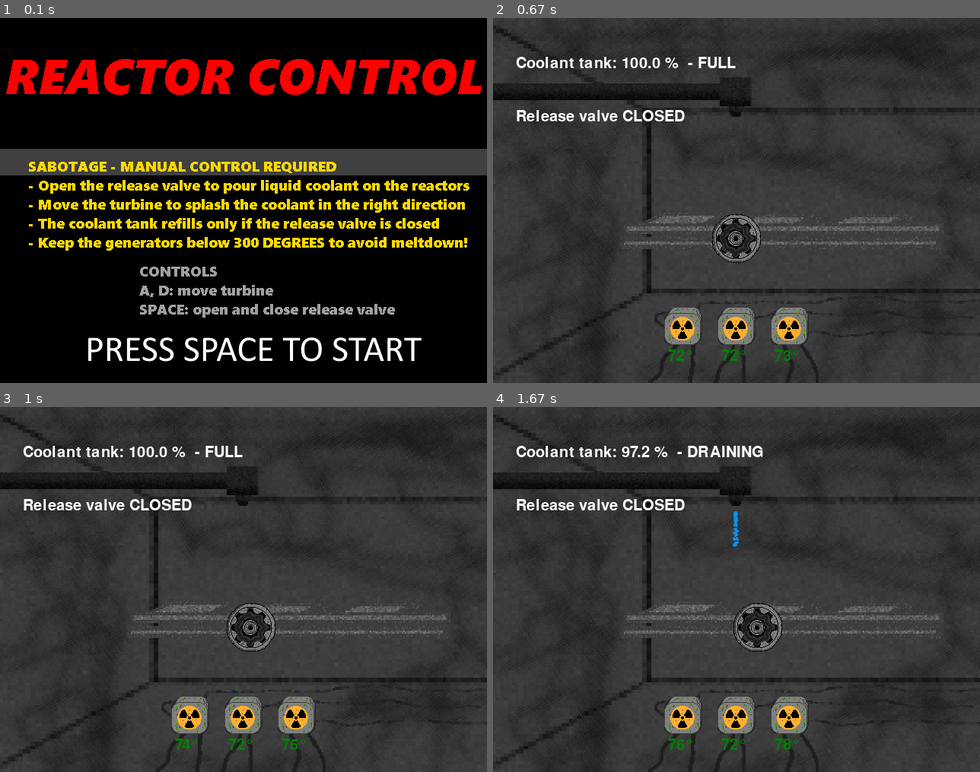
Above: before the commit, frames 1-4 (two rows, left to right).
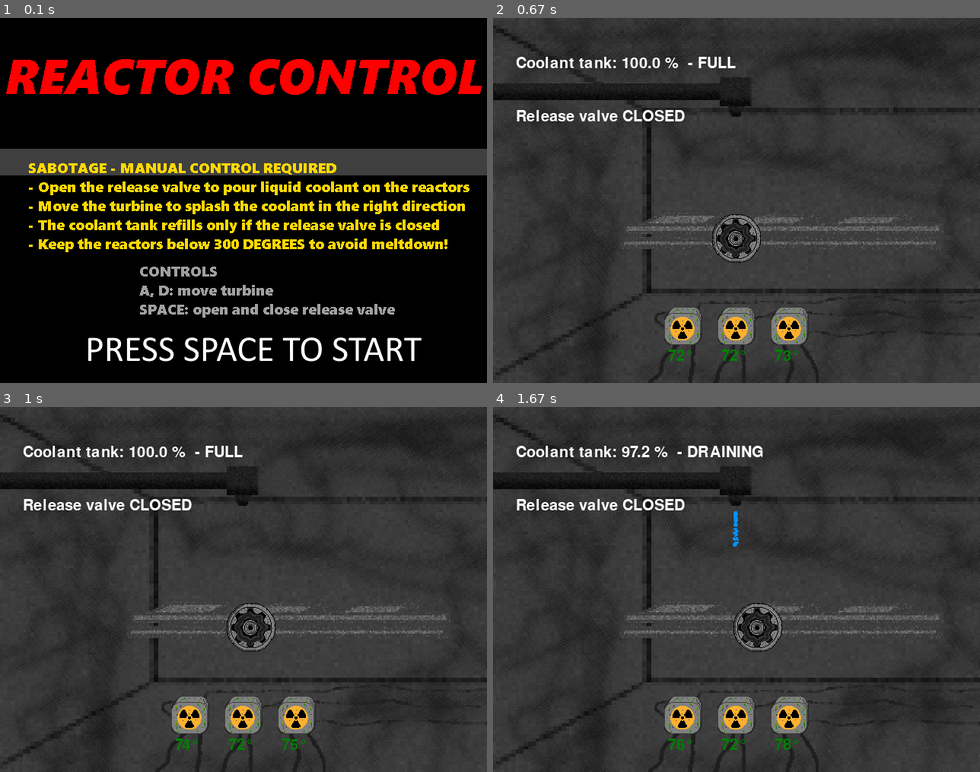
Above: after the commit, the same moments.

Repository: rkibria/Pygame-Community-Easter-Jam-2023
Game: pygame game, started from main.py
Same seed, same stepped clock (60 frames per second), same inputs: the game is played once before the commit and once after it.
Inputs:
- Up to frame 1 (0.1 s): no input
- Up to frame 2 (0.67 s): tap Space at 0.33 s
- Up to frame 3 (1 s): hold D from 0.67 s (still down)
- Up to frame 4 (1.67 s): release D at 1.13 s; hold D 1.17-1.63 s; tap Space at 1.23, 1.53 s

The runs differ from the first frame. In frame 1, 4.0% of the frame differs, in the area x 5-97%, y 39-65%; in frame 2, nothing differs; in frame 3, nothing differs; in frame 4, nothing differs.

Commit message:
gameover

Diff:
--- a/main.py
+++ b/main.py
@@ -1,12 +1,14 @@
 """
 Pygame-Community-Easter-Jam-2023 entry
 https://itch.io/jam/pg-community-easter-jam-2023
+
+REACTOR CONTROL
 
 SABOTAGE - MANUAL CONTROL REQUIRED
 - Open the release valve to pour liquid coolant on the reactors
 - Move the turbine to splash the coolant in the right direction
 - The coolant tank refills only if the release valve is closed
-- Keep the generators below 300 DEGREES to avoid meltdown!
+- Keep the reactors below 300 DEGREES to avoid meltdown!
 
 CONTROLS
 A, D: move turbine
@@ -396,8 +398,8 @@
     """Main"""
     pg.init()
 
-    screen = pg.display.set_mode(SCR_SIZE)#, flags=pg.SCALED)
-    pg.display.set_caption("Pastel Particle Overdose")
+    screen = pg.display.set_mode(SCR_SIZE, flags=pg.SCALED)
+    pg.display.set_caption("REACTOR CONTROL")
     clock = pg.time.Clock()
 
     game_state = init_game()
@@ -429,8 +431,3 @@
 if __name__ == '__main__':
     # asyncio.run(main_function()) # PYGBAG
     main_function()
-
-    # for i in range(0, 360, 45):
-    #     angle = math.radians(i)
-    #     v = Vector2(math.cos(angle), math.sin(angle))
-    #     print(i, v.project(Vector2(1,0)))
Binary file changed: assets/gameover.png
Binary file changed: assets/title.png
Not shown, changed: assets/title.pdn
